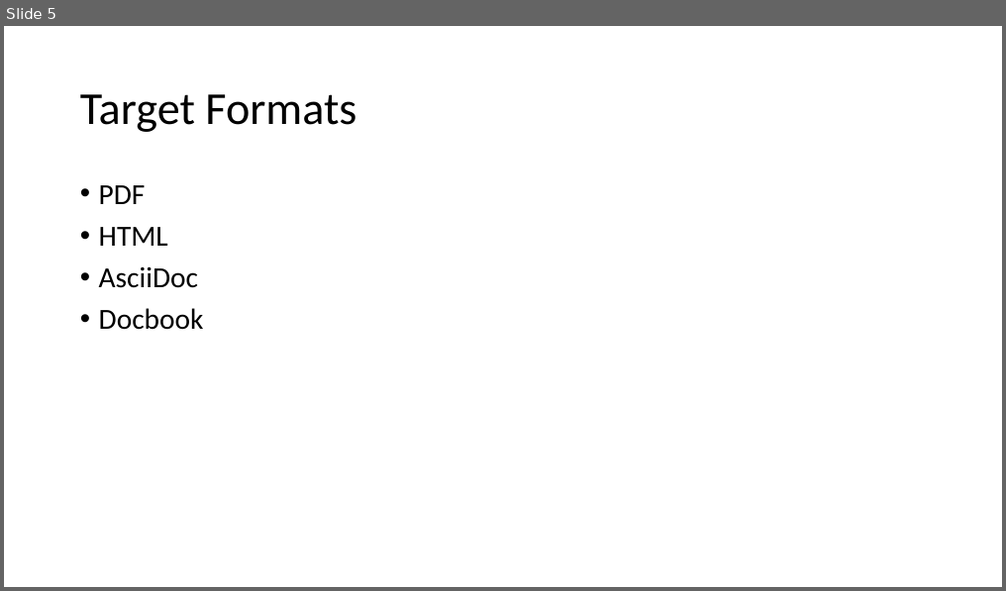
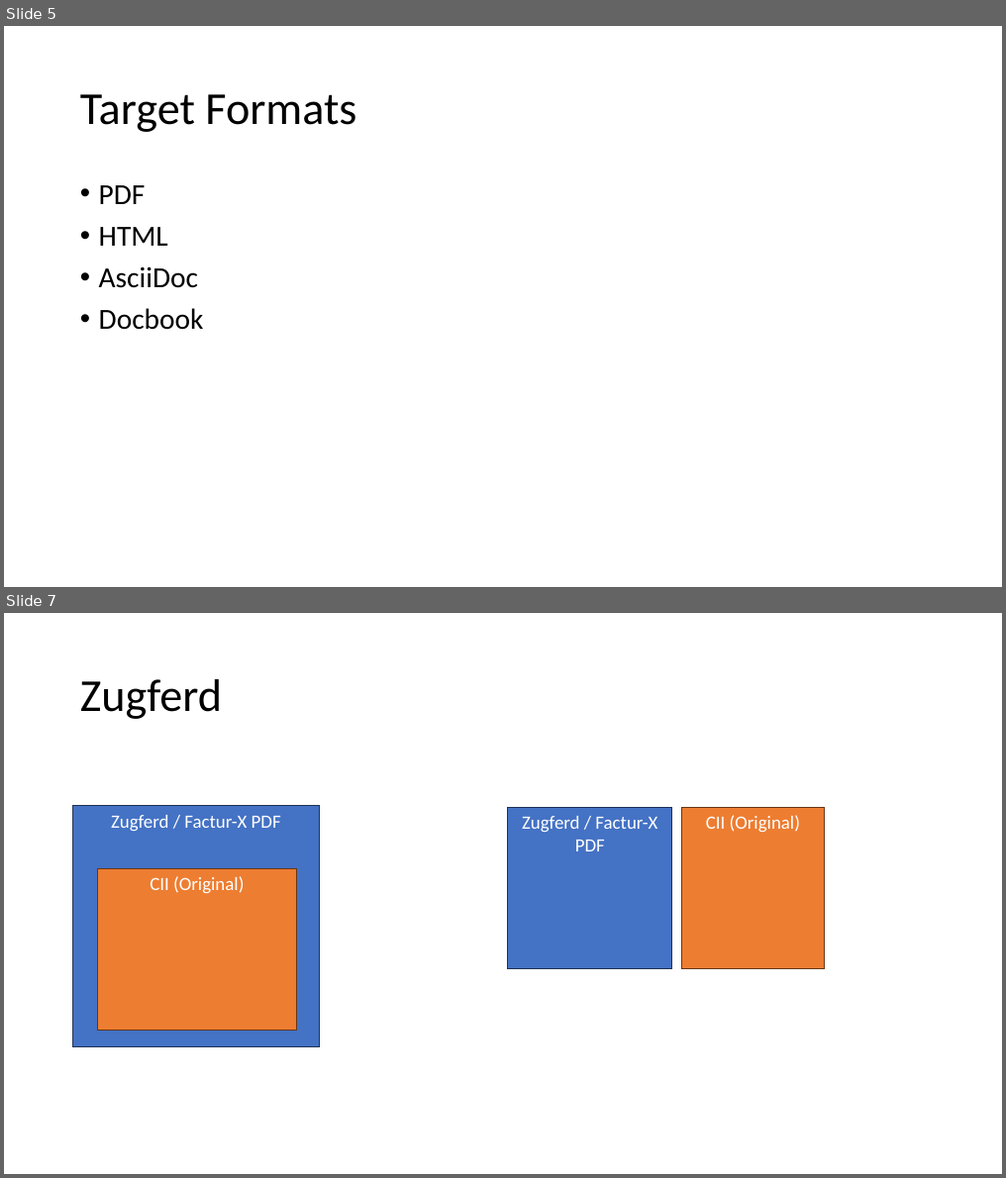
Before and after one commit to phax/phroni, a slide deck: docs/phroni Design.pptx. Shown one above the other, each under a label of ours: slide 5 before the commit, slides 5 and 7 after it; the slides between them are not shown. The pictures are 1006x591 and 1006x1178 pixels, drawn with LibreOffice and Linux fonts; fonts in the diff are those of the drawing. Boxes give left, top, right and bottom in pixels: in the first picture for what was removed or moved away, otherwise in the second. Text is boxed around its words. In the diff, an @@ line names an element or a change of style, - is before the commit and + after.

```diff
--- a/docs/phroni Design.pptx
+++ b/docs/phroni Design.pptx
@@ slide 7 added at [4, 613, 1002, 1174], background #FFFFFF @@
@@ title added at [80, 679, 222, 719], 44 pt, text #000000 @@
+Zugferd
@@ rectangle added at [73, 806, 320, 1048], fill #4472C4, outline #1E3256 1 pt, 18 pt, text #FFFFFF @@
+Zugferd / Factur-X PDF
@@ rectangle added at [508, 807, 672, 968], fill #4472C4, outline #1E3256 1 pt, 18 pt, text #FFFFFF @@
+Zugferd / Factur-X PDF
@@ rectangle added at [682, 807, 825, 968], fill #ED7D31, outline #683715 1 pt, 18 pt, text #FFFFFF @@
+CII (Original)
@@ rectangle added at [98, 869, 297, 1031], fill #ED7D31, outline #683715 1 pt, 18 pt, text #FFFFFF @@
+CII (Original)
```
Also in this commit, not shown: 2 other slides added.
